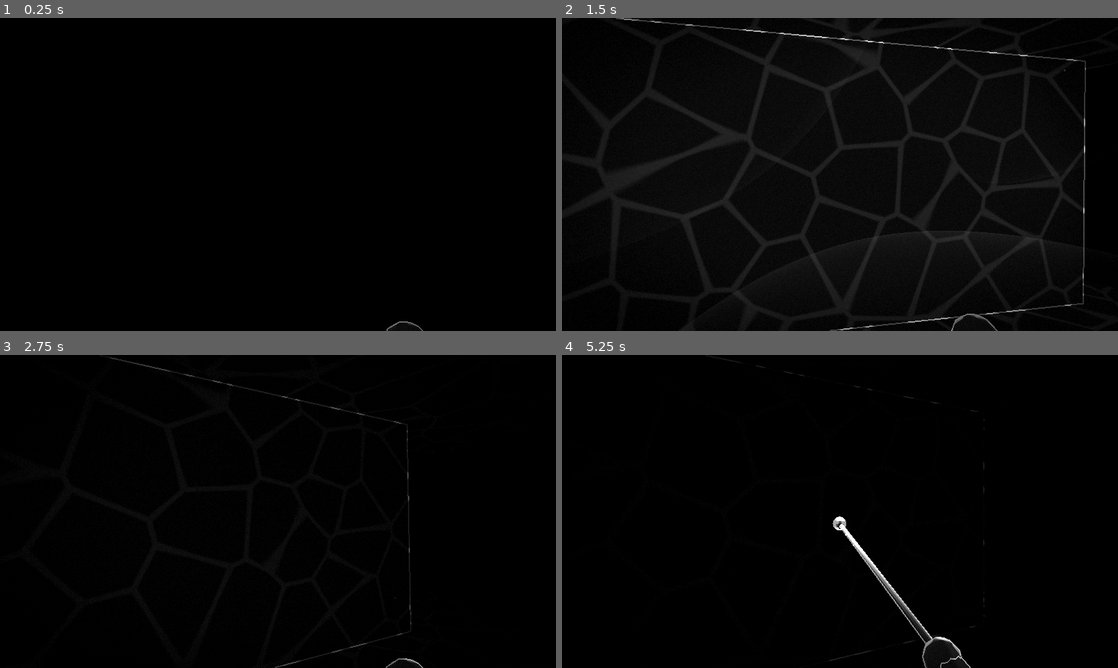
Above: before the commit, frames 1-4 (two rows, left to right).
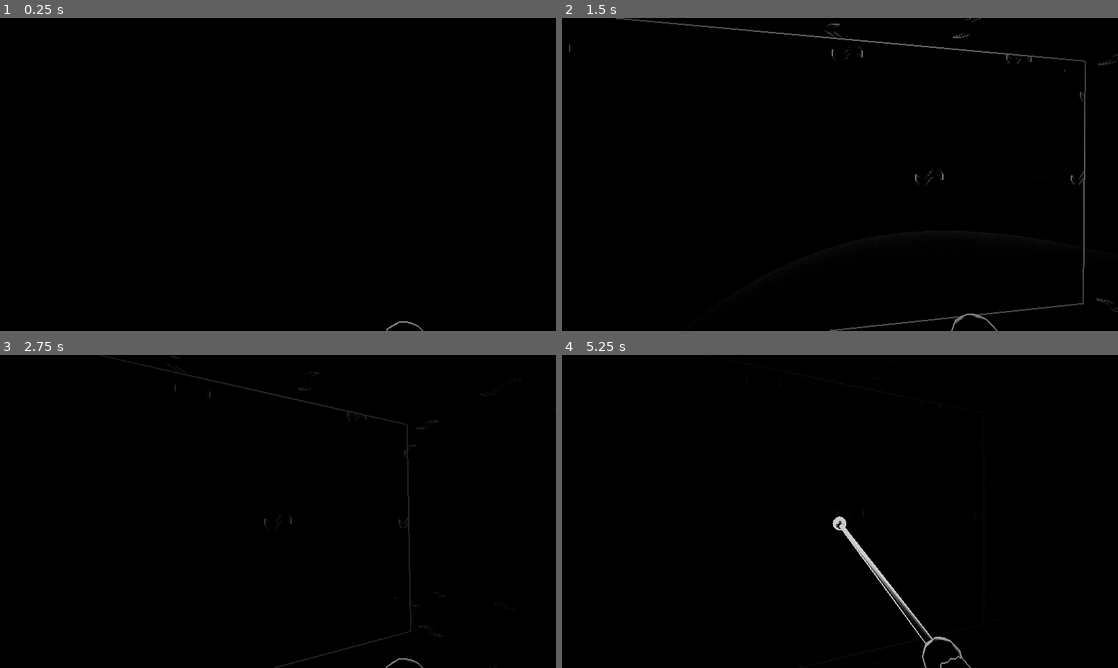
Above: after the commit, the same moments.

Repository: cleveralbatraoz/unseeing
Game: Godot game, scene res://scenes/main.tscn
Two runs of this game, one before a commit and one after it. Both use one fixed random seed, a clock stepped at 60 frames per second and the inputs below.
Inputs (mouse positions are in pixels of both pictures, inside the frame that each line leads up to):
- Up to frame 1 (0.25 s): no input
- Up to frame 2 (1.5 s): tap Enter at 0.5 s; move the mouse to (867, 174) at 0.52 s; hold W (move_forward) from 0.53 s (still down); click (867, 174) at 0.67 s; move the mouse to (812, 174) at 1.27 s
- Up to frame 3 (2.75 s): keep holding W (move_forward); move the mouse to (289, 505) at 2.02 s
- Up to frame 4 (5.25 s): keep holding W (move_forward); move the mouse to (834, 517) at 2.77 s; click (834, 517) at 2.92 s; move the mouse to (878, 514) at 3.52 s; tap Space at 4.25 s; move the mouse to (795, 508) at 4.27 s; tap Enter at 5 s; move the mouse to (845, 511) at 5.02 s; click (845, 511) at 5.17 s

The runs differ from the first frame. In frame 1, less than 0.1% of the frame differs, in the area x 69-77%, y 96-100%; in frame 2, 10%, in the area x 0-100%, y 0-100%; in frame 3, 0.3%; in frame 4, 0.4%.

Commit message:
Materials become tiny glyphs on transparent surfaces
The final minimal form: fills are fully transparent, and a material is
nothing but a few tiny scattered glyphs — tildes for rock, grain dashes
for wood, arcs for wool, crosses for cloth, slashes for glass. Glyphs
are engraved into the distance channel so the hearing pass's own edge
detector draws them, in the same thin stroke as the outlines, gated by
the same wave reveal; the reveal channel stays pure, keeping outlines
perfectly straight. No fill term remains.

Diff:
--- a/game/shaders/data_pass.gdshader
+++ b/game/shaders/data_pass.gdshader
@@ -48,13 +48,15 @@
 		reveal = max(reveal, min(flare, 1.0) * atten * cone * gain * peak);
 	}
 	reveal = max(reveal, u_base);
-	// the material speaks: cartoon marks (cracks, grain, weave) modulate
-	// what the echo shows — marks rise above the dim base and pop in the sweep
-	reveal *= material_pattern(v_world, v_nworld, u_material);
 	float vd = length(v_world - CAMERA_POSITION_WORLD);
 	reveal *= (0.9 + 0.1 * u_flick) * exp(-vd * 0.05);
 	// normal id: distinct levels for the six axis directions, continuous for
 	// curved surfaces — one channel is enough for crease detection
 	float nid = 0.5 + v_nworld.x * 0.30 + v_nworld.y * 0.17 + v_nworld.z * 0.09;
-	ALBEDO = vec3(clamp(reveal, 0.0, 1.0), nid, clamp(vd / DIST_PACK_RANGE, 0.0, 1.0));
+	// material glyphs are ENGRAVED into the distance channel: the hearing
+	// pass's edge detector draws them itself, in the same thin stroke as the
+	// outlines, gated by the same reveal — the fill stays fully transparent
+	float glyph = material_pattern(v_world, v_nworld, u_material);
+	ALBEDO = vec3(clamp(reveal, 0.0, 1.0), nid,
+			clamp(vd / DIST_PACK_RANGE + 0.028 * glyph, 0.0, 1.0));
 }
--- a/game/shaders/hearing_post.gdshader
+++ b/game/shaders/hearing_post.gdshader
@@ -59,12 +59,9 @@
 	float nrm = abs(c_l.g - c_r.g) + abs(c_u.g - c_d.g);
 	float edge = max(smoothstep(0.012, 0.03, lap), smoothstep(0.04, 0.08, nrm));
 	float reveal = max(c_c.r, max(max(c_l.r, c_r.r), max(c_u.r, c_d.r)));
+	// fills are fully transparent: material glyphs arrive through the
+	// distance channel and are drawn by the edge detection above
 	vec3 col = vec3(edge * reveal);
-	// cartoon material fill: the data pass bakes sparse iconic marks (rock
-	// cracks, wood grain, weave, shine) into R — a faint fill shows them
-	// inside the swept area while the base stays near-void, keeping surfaces
-	// effectively transparent for future behind-wall sound sources
-	col += vec3(0.16 * c_c.r);
 
 	// the waves themselves: rings in the air, cut where the world stands
 	vec3 ndc_far = vec3(uv * 2.0 - 1.0, 1.0);
Not shown, changed: game/shaders/materials.gdshaderinc
